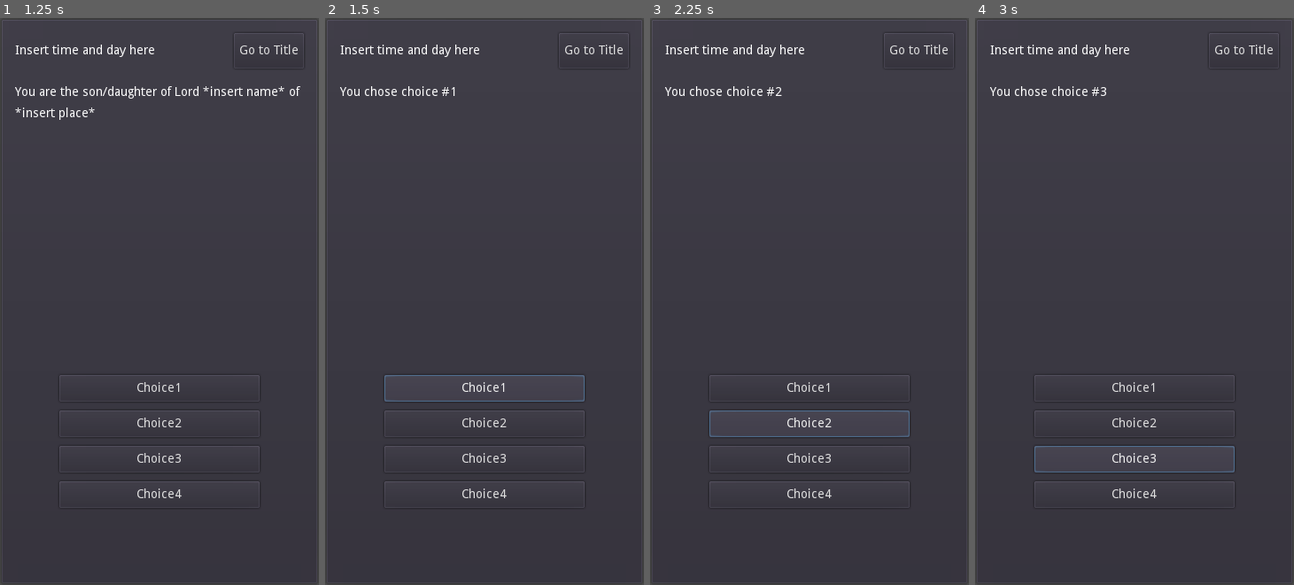
Above: before the commit, frames 1-4 (left to right).
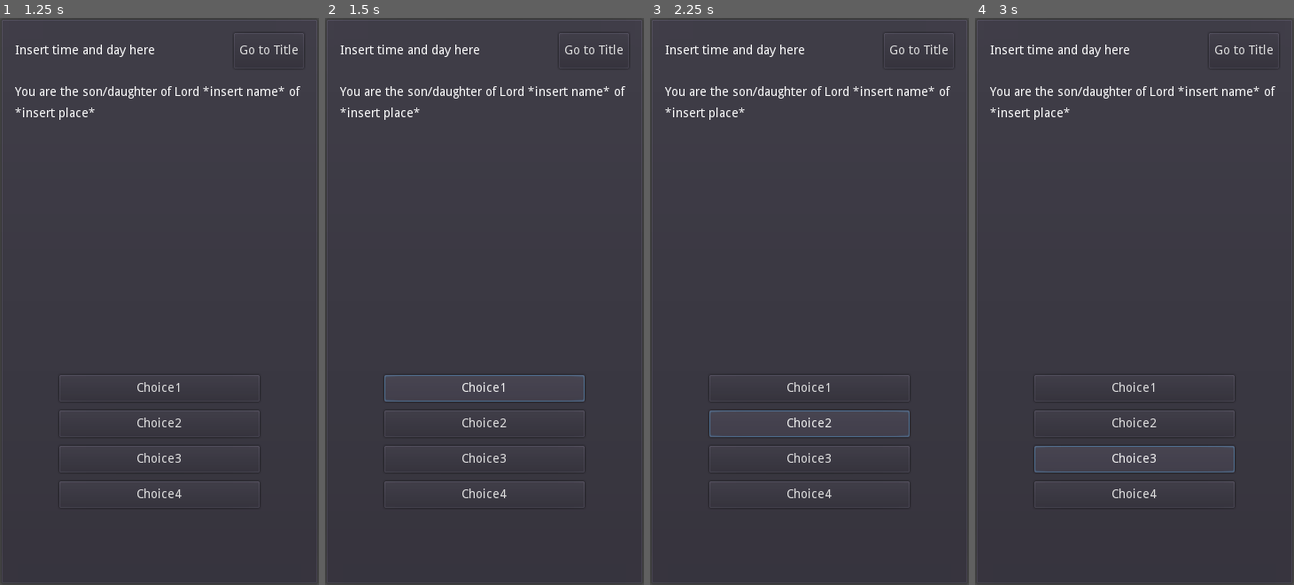
Above: after the commit, the same moments.

Repository: philipuriarte/A-Churchyard-of-Orphans
Game: Godot game, scene res://scenes/main.tscn
Two runs of this game, one before a commit and one after it. Both use one fixed random seed, a clock stepped at 60 frames per second and the inputs below.
Inputs:
- Up to frame 1 (1.25 s): click "Start" at 0.5 s
- Up to frame 2 (1.5 s): click "Choice1" at 1.25 s
- Up to frame 3 (2.25 s): click "Choice2" at 2 s
- Up to frame 4 (3 s): click "Choice3" at 2.75 s

Frame 1 is identical in both runs. In frame 2, 0.7% of the frame differs, in the area x 4-95%, y 12-18%; in frame 3, 0.7%; in frame 4, 0.7%.
Error after the commit: Invalid get index ' ' (on base: 'Dictionary'). (res://logic/game_screen_logic/content.gd:45)

Commit message:
Make changes to set_content func

Diff:
--- a/logic/game_screen_logic/content.gd
+++ b/logic/game_screen_logic/content.gd
@@ -41,26 +41,26 @@
 
 
 # Sets visibility and text of choice buttons, sets text of NarrativeText
-func set_content(index: int) -> void:
-	set_narr_text("You chose choice #" + var2str(index))
+func set_content(key: String, index: int) -> void:
+	set_narr_text(content_dict[key]["narr_text"])
 
 
 # Functions for checking if any of the Choice buttons were released
 func _on_Choice1_button_up() -> void:
 	choice_index = 1
-	set_content(choice_index)
+	set_content(" ", choice_index)
 
 
 func _on_Choice2_button_up() -> void:
 	choice_index = 2
-	set_content(choice_index)
+	set_content(" ", choice_index)
 
 
 func _on_Choice3_button_up() -> void:
 	choice_index = 3
-	set_content(choice_index)
+	set_content(" ", choice_index)
 
 
 func _on_Choice4_button_up() -> void:
 	choice_index = 4
-	set_content(choice_index)
+	set_content(" ", choice_index)
